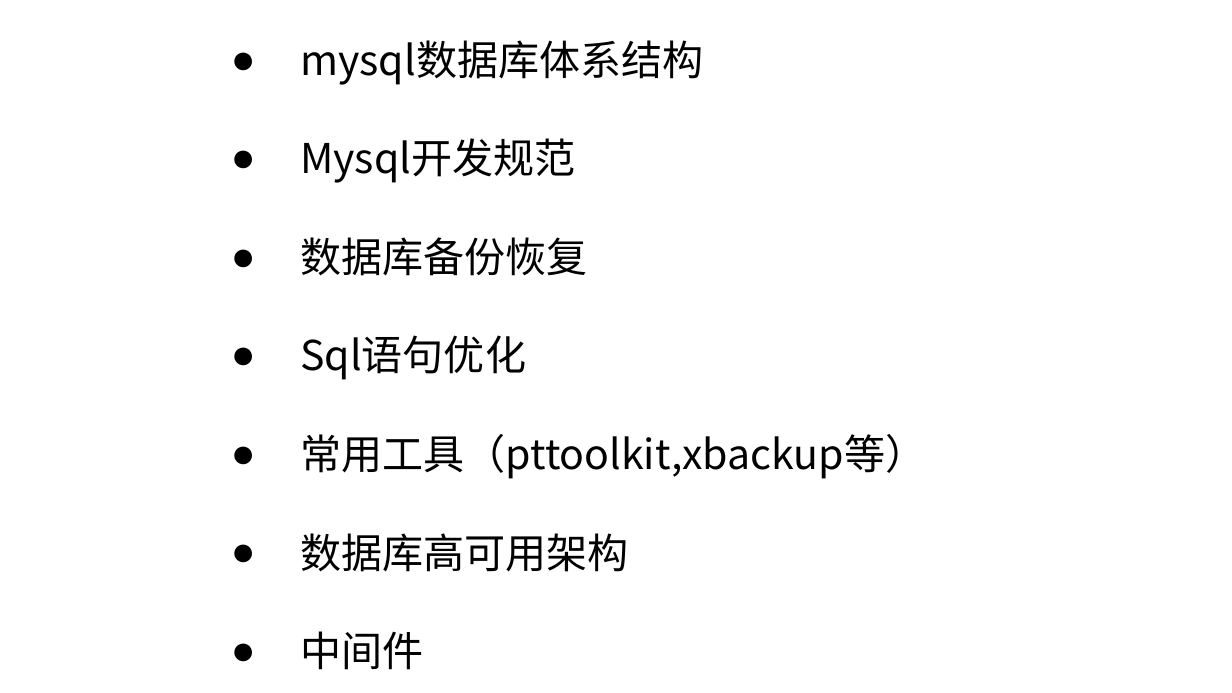
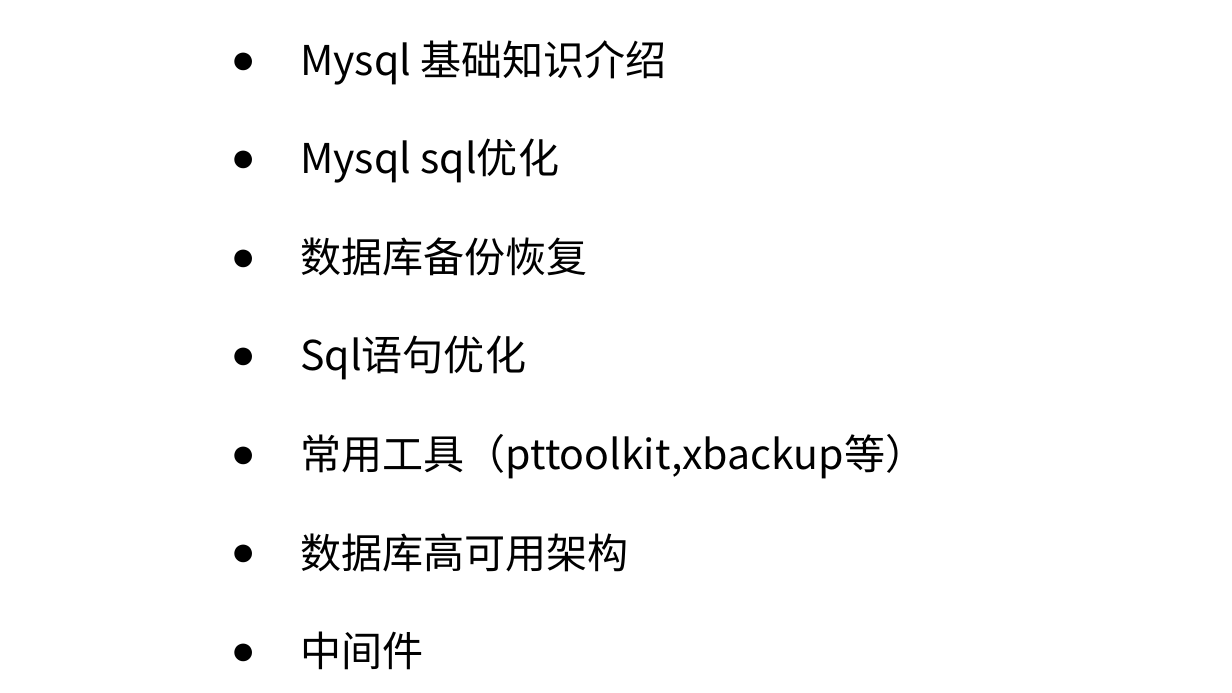
Before and after one commit to ronghuaihai/sharefiles, a slide deck: slide 2 of 数据库演示.pptx. Drawn at 1232x693 pixels with LibreOffice and Linux fonts; fonts in the diff are those of the drawing; background and template pictures are left out. Boxes give left, top, right and bottom in pixels: in the first picture for what was removed or moved away, otherwise in the second. Text is boxed around its words. In the diff, an @@ line names an element or a change of style, - is before the commit and + after.

```diff
--- a/数据库演示.pptx
+++ b/数据库演示.pptx
@@ text at (300,40,667,183): text changed @@
-● mysql数据库体系结构
-● Mysql开发规范
+● Mysql 基础知识介绍
+● Mysql sql优化
```
Also in this commit, not shown: 14 other slides changed, 8 slides added, 2 slides removed, 3 other files.
